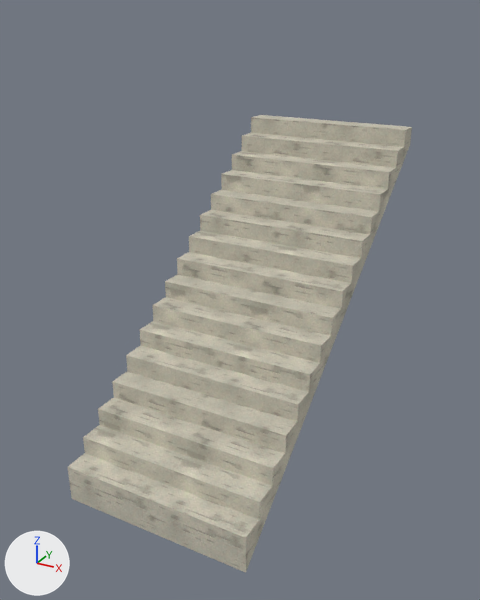
An edit to the glTF model assets/models/buildings/venice/stair_straight.gltf, drawn before and after from the same camera.
Before and after are seen from a 50 mm lens placed at (3.02, -3.8, 4.25), pointed at (-0.04, 1.76, 1.47). Every picture has the same lights, and +X, +Y and +Z are marked at lower left. The first picture is the older version. Objects named as collision shapes, trigger or cutter boxes, shadow casters or lower levels of detail are left out. Vertices at exactly the same position are counted once.

The first picture shows 'stair_straight'.
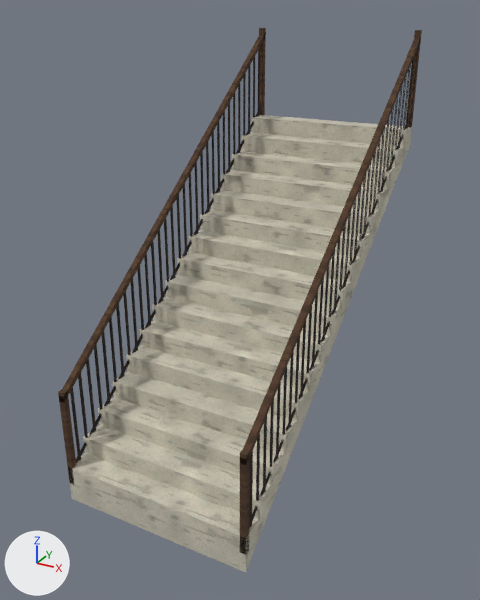
Where the change shows, as pixel boxes (x1, y1, x2, y2) in the pictures (480 x 600 px):
'stair_straight', reshaped (19% taller): before (68, 115, 412, 573); after (58, 28, 422, 573)
part 1 of me_stair_straight, added: after (58, 28, 422, 554)

What changed in the scene script:
```text
Add img_wood:
    img_wood = load_image('wood', 'textures/wood.png', 64, 64, 'sRGB')
Add img_railing:
    img_railing = load_image('railing', 'textures/railing.png', 64, 64, 'sRGB')
Add mat_wood:
    mat_wood = principled_material('wood')
    mat_wood.texture = img_wood
    mat_wood.roughness = 1.0
Add mat_railing:
    mat_railing = bpy.data.materials.new('railing')
    # uses the picture img_railing
Change me_stair_straight:
    used by ob_stair_straight; location = (0.0, 0.0, 0.0)
    remove me_stair_straight.from_pydata(...)  # 100 vertices, 132 faces; spans x -0.98..0.98, y 0.0..4.0, z -0.2..3.0
    add me_stair_straight.from_pydata(...)  # 164 vertices, 204 faces; spans x -0.98..0.98, y 0.0..4.0, z -0.2..4.03
    me_stair_straight part 1
    32 vertices are added at x -0.98..0.96, y 0.0..4.0, z 0.0..4.03
    24 new vertices lie (0.06, 0.0, 0.0) away from vertices in x -0.98..0.92, y 0.0..4.0, z 0.0..4.03
    8 new vertices lie (0.0, 4.0, 3.0) away from vertices in x -0.96..0.96, y 0.0, z 0.0..0.95
    8 new faces join them, mat_railing
    64 new faces join them, mat_wood (picture img_wood)
    add me_stair_straight.materials.append(mat_railing)
    add me_stair_straight.materials.append(mat_wood)  # picture img_wood
```
